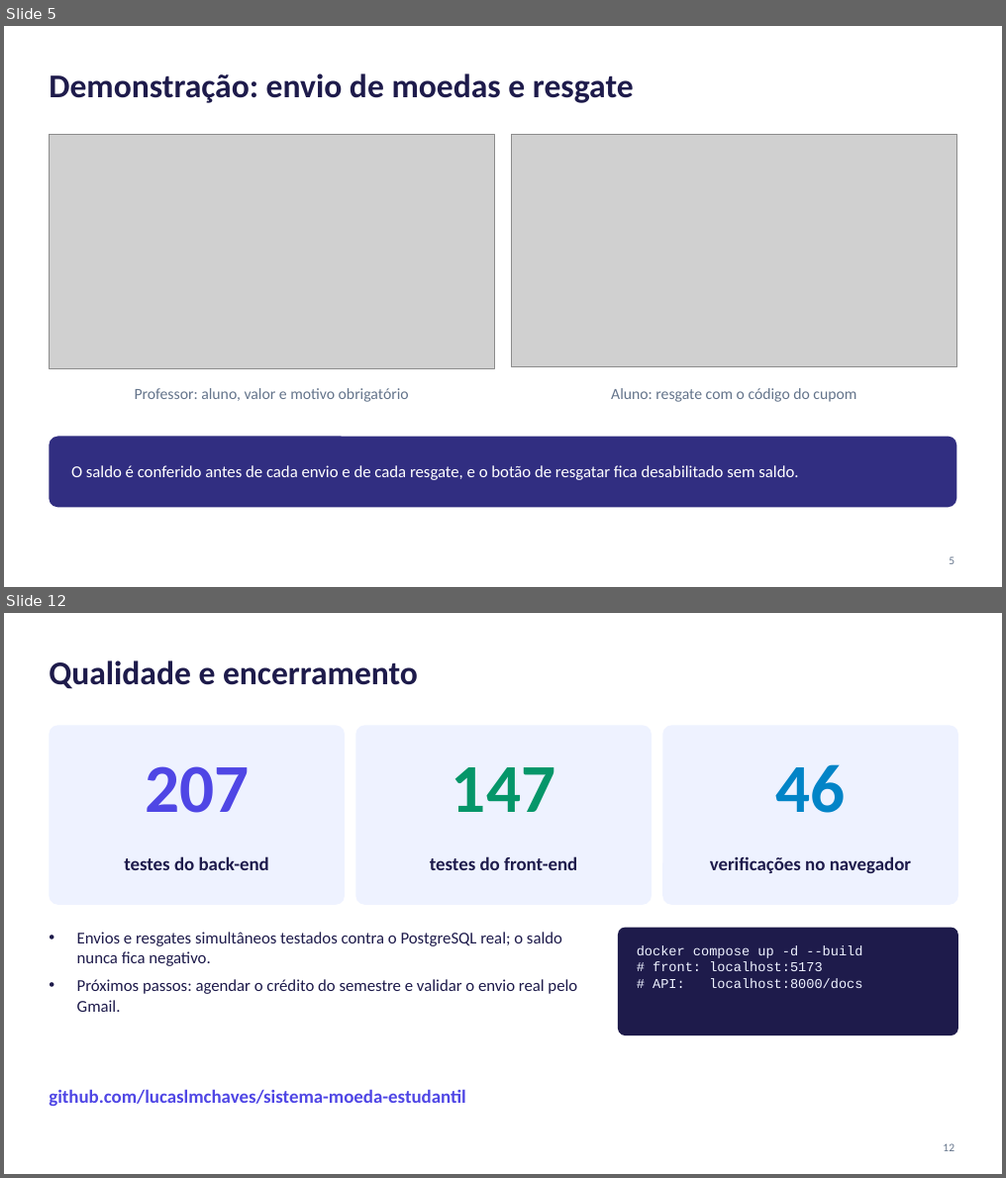
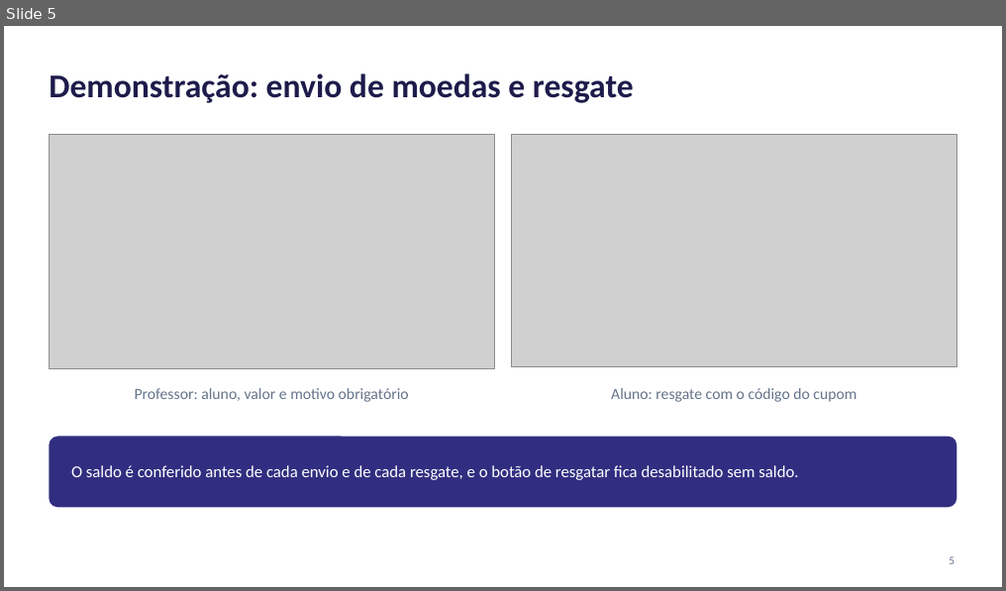
Before and after one commit to lucaslmchaves/sistema-moeda-estudantil, a slide deck: docs/apresentacao/Lab03S03-Apresentacao.pptx. Shown one above the other, each under a label of ours: slides 5 and 12 before the commit, slide 5 after it; the slides between them are not shown. The pictures are 1006x1178 and 1006x591 pixels, drawn with LibreOffice and Linux fonts; fonts in the diff are those of the drawing; grey boxes stand for pictures. Boxes give left, top, right and bottom in pixels: in the first picture for what was removed or moved away, otherwise in the second. Text is boxed around its words. In the diff, an @@ line names an element or a change of style, - is before the commit and + after.

Commit message:
docs: refaz os slides com a oficina das tecnologias por camada do MVC

```diff
--- a/docs/apresentacao/Lab03S03-Apresentacao.pptx
+++ b/docs/apresentacao/Lab03S03-Apresentacao.pptx
@@ slide 12 removed at [4,613,1002,1174], background #FFFFFF @@
@@ title removed at [49,661,418,689] @@
-Qualidade e encerramento
@@ rounded rectangle removed at [49,725,345,905] @@
@@ rounded rectangle removed at [355,725,651,905] @@
@@ rounded rectangle removed at [662,725,958,905] @@
@@ text removed at [145,766,249,813] @@
-207
@@ text removed at [451,767,555,812] @@
-147
@@ text removed at [775,764,845,813] @@
-46
@@ text removed at [124,857,269,870] @@
-testes do back-end
@@ text removed at [430,857,577,870] @@
-testes do front-end
@@ text removed at [710,857,911,873] @@
-verificações no navegador
@@ text removed at [77,932,577,1012] @@
-• Envios e resgates simultâneos testados contra o PostgreSQL real; o saldo nunca fica negativo.
-• Próximos passos: agendar o crédito do semestre e validar o envio real pelo Gmail.
@@ rounded rectangle removed at [618,928,958,1036] @@
@@ text removed at [637,946,862,988] @@
-docker compose up -d --build
-# front: localhost:5173
-# API: localhost:8000/docs
@@ text removed at [49,1089,466,1106] @@
-github.com/lucaslmchaves/sistema-moeda-estudantil
@@ page number removed at [943,1144,954,1152] @@
-12
```
Also in this commit, not shown: 3 slides changed, 9 slides added, 5 other slides removed, 1 other file.
